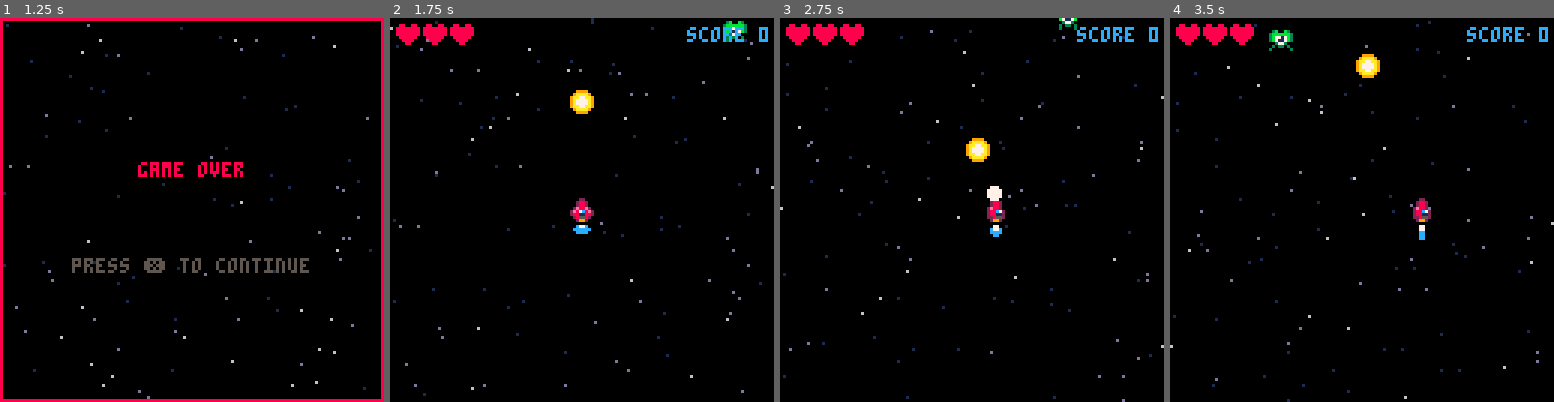
Above: before the commit, frames 1-4 (left to right).
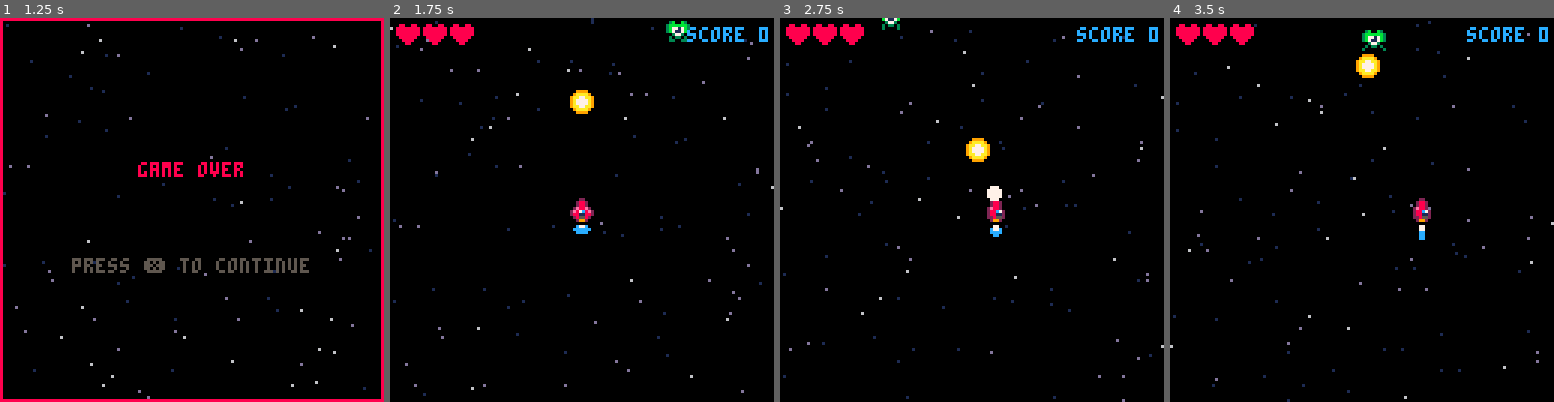
Above: after the commit, the same moments.

Repository: salty-max/shmup
Game: PICO-8 cartridge shmup.p8
Same seed, same stepped clock (60 frames per second), same inputs: the game is played once before the commit and once after it.
Inputs:
- Up to frame 1 (1.25 s): tap X (X key) at 0.33, 0.7 s; tap O (Z key) at 1.07 s
- Up to frame 2 (1.75 s): tap X (X key) at 1.43 s
- Up to frame 3 (2.75 s): tap O (Z key) at 1.8, 2.43 s; hold Right from 2.33 s (still down); tap X (X key) at 2.58 s
- Up to frame 4 (3.5 s): tap O (Z key) at 3.07 s; tap X (X key) at 3.1 s; release Right at 3.33 s; hold Right from 3.38 s (still down)

Frame 1 is identical in both runs. In frame 2, 0.4% of the frame differs, in the area x 71-93%, y 0-7%; in frame 3, 0.2%; in frame 4, 0.5%, in the area x 25-57%, y 3-9%.

Commit message:
better particles based explosions

Diff:
--- a/shmup.p8
+++ b/shmup.p8
@@ -41,7 +41,7 @@
 
 	bullets = {}
 	enemies = {}
-	explosions = {}
+	particles = {}
 
 	spawn_enemy()
 end
@@ -154,18 +154,34 @@
 		y = -8,
 		spd = 1,
 	  spr = 21,
-		hp = 5,
+		hp = 2,
 		scr = 30,
 		flash = 0
 	})
 end
 
 function explode(x, y)
-	add(explosions, {
+	add(particles, {
 		x = x,
 		y = y,
-		age = 1
+		vx = 0,
+		vy = 0,
+		age = 8,
+		max_age = 0,
+		size = 8
 	})
+
+	for i = 1, 20 do
+		add(particles, {
+		x = x,
+		y = y,
+		vx = (rnd() - 0.5) * 4,
+		vy = (rnd() - 0.5) * 4,
+		age = rnd(2),
+		max_age = 10 + rnd(10),
+		size = 1 + rnd(3)
+	})
+	end
 end
 
 -->8
@@ -266,7 +282,7 @@
 					score += enemy.scr
 					sfx(2)
 					del(enemies, enemy)
-					explode(enemy.x - 4, enemy.y - 4)
+					explode(enemy.x + 4, enemy.y + 4)
 					spawn_enemy()
 				else
 					score += 5
@@ -365,14 +381,7 @@
 		circfill(player.x + 3, player.y - 2, muzzle, 7)
 	end
 
-	local exp_frames = {64, 64, 66, 68, 70, 72, 72}
-	for exp in all(explosions) do
-		spr(exp_frames[flr(exp.age)], exp.x, exp.y, 2, 2)
-		exp.age += 1
-		if exp.age > #exp_frames then
-			del(explosions, exp)
-		end
-	end
+	draw_explosions()
 
 	draw_ui()
 
@@ -401,6 +410,44 @@
 			heartspr = 13
 		end
 		spr(heartspr, i * 9 - 7, 2)
+	end
+end
+
+function draw_explosions()
+	for p in all(particles) do
+		local pc = 7
+
+		if p.age > 5 then
+			pc = 10
+		end
+		if p.age > 7 then
+			pc = 9
+		end
+		if p.age > 10 then
+			pc = 8
+		end
+		if p.age > 12 then
+			pc = 2
+		end
+		if p.age > 15 then
+			pc = 5
+		end
+
+		circfill(p.x, p.y, p.size, pc)
+		p.x += p.vx
+		p.y += p.vy
+
+		p.vx *= 0.85
+		p.vy *= 0.85
+
+		p.age += 1
+
+		if p.age > p.max_age then
+			p.size -= 0.5
+			if p.size <= 0 then
+				del(particles, p)
+			end
+		end
 	end
 end
 
